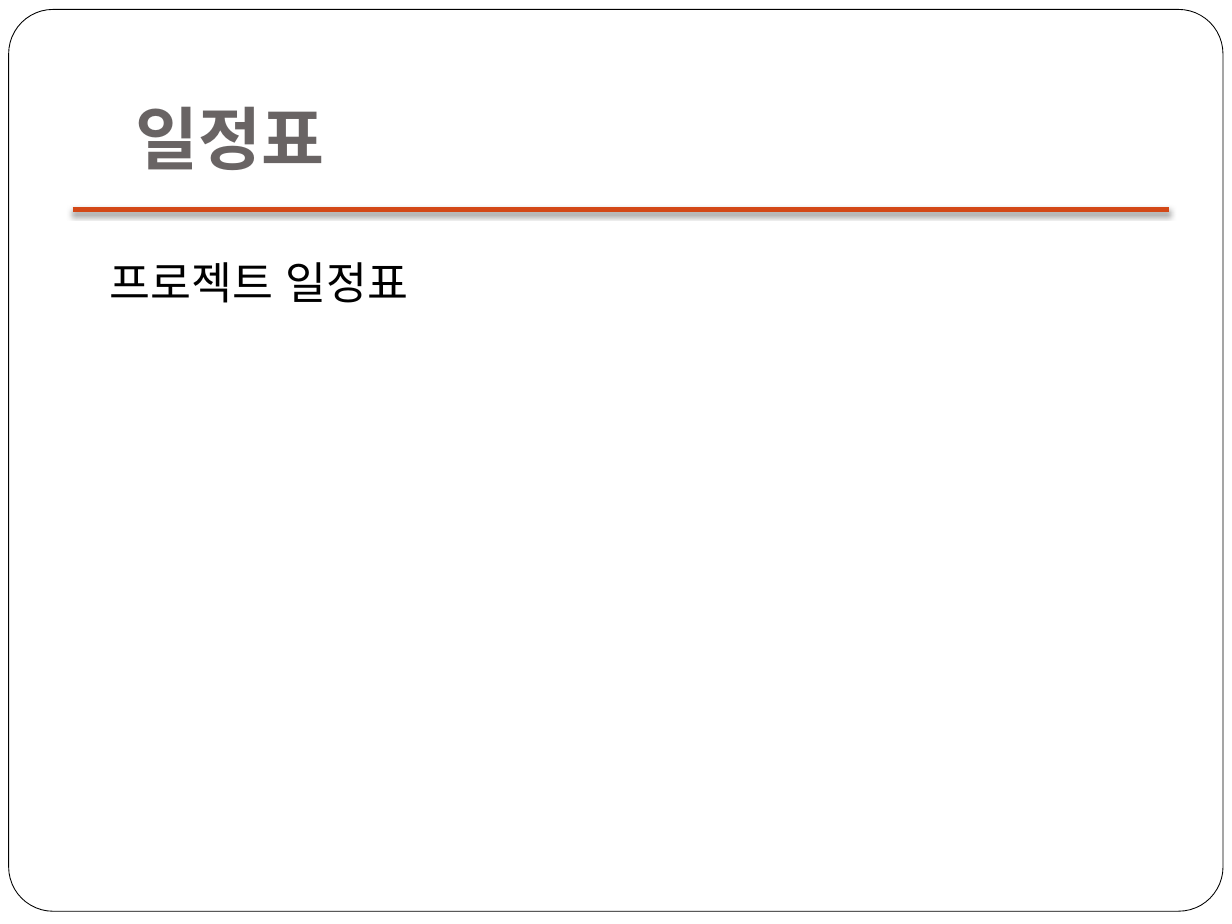
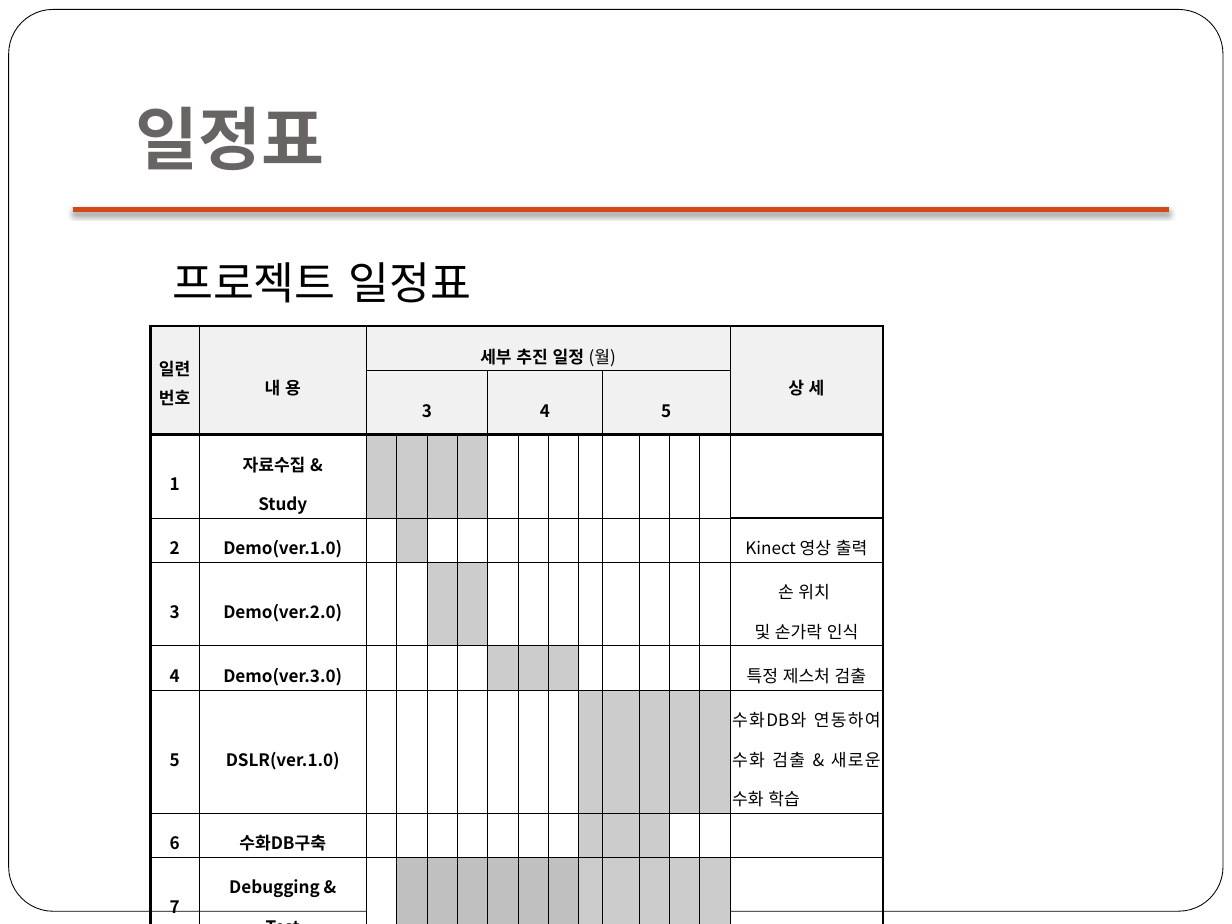
Before and after one commit to 0792004/kinectHR, a slide deck: slide 6 of doc/DSLR Proposal.pptx. Drawn at 1232x924 pixels with LibreOffice and Linux fonts; fonts in the diff are those of the drawing. Boxes give left, top, right and bottom in pixels: in the first picture for what was removed or moved away, otherwise in the second. Text is boxed around its words. In the diff, an @@ line names an element or a change of style, - is before the commit and + after.

```diff
--- a/doc/DSLR Proposal.pptx
+++ b/doc/DSLR Proposal.pptx
@@ text "프로젝트 일정표" moved from (x1=109, y1=262, x2=409, y2=303) to (x1=172, y1=262, x2=471, y2=303) @@
@@ table added at (x1=150, y1=326, x2=890, y2=917), 9 rows, 15 columns @@
+일련 / 번호 | 내 용 | 세부 추진 일정 (월) |  |  |  |  |  |  |  |  |  |  |  | 상 세
+ |  | 3 |  |  |  | 4 |  |  |  | 5 |  |  |  | 
+1 | 자료수집 & / Study |  |  |  |  |  |  |  |  |  |  |  |  | 
+2 | Demo(ver.1.0) |  |  |  |  |  |  |  |  |  |  |  |  | Kinect 영상 출력
+3 | Demo(ver.2.0) |  |  |  |  |  |  |  |  |  |  |  |  | 손 위치 / 및 손가락 인식
+4 | Demo(ver.3.0) |  |  |  |  |  |  |  |  |  |  |  |  | 특정 제스처 검출
+5 | DSLR(ver.1.0) |  |  |  |  |  |  |  |  |  |  |  |  | 수화DB와 연동하여 수화 검출 & 새로운 수화 학습
+6 | 수화DB구축 |  |  |  |  |  |  |  |  |  |  |  |  | 
+7 | Debugging & / Test |  |  |  |  |  |  |  |  |  |  |  |  | 
```
Also in this commit, not shown: 3 other slides changed, 22 other files.
